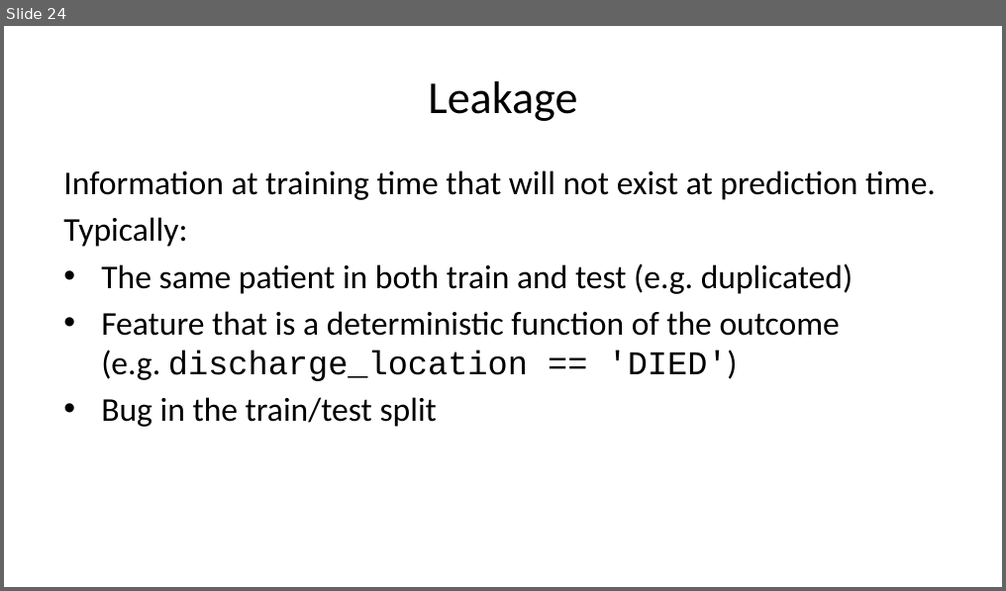
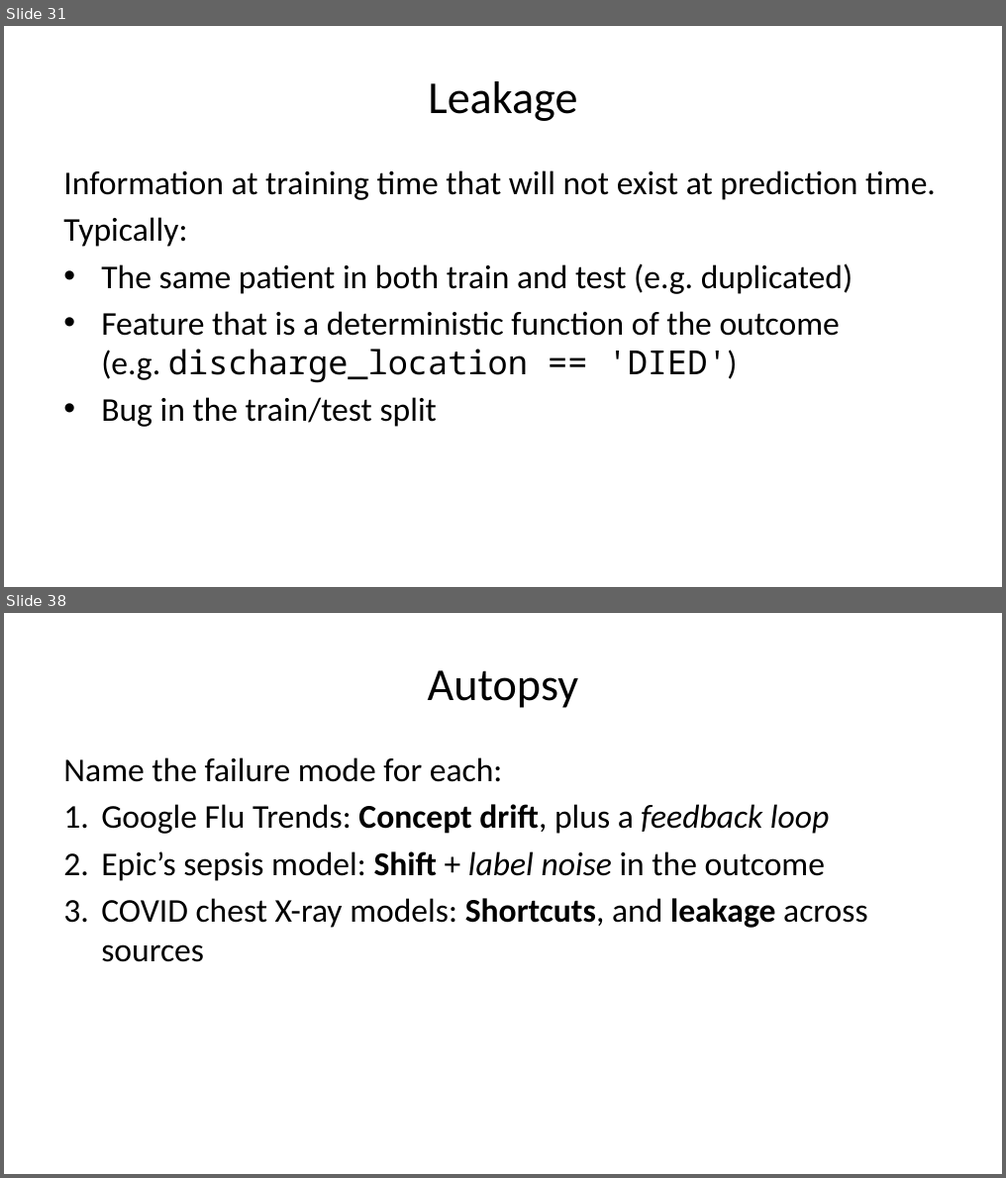
Before and after one commit to pauldubois98/AdcancedTopicsDataScience2026, a slide deck: Course01/slides.pptx. Shown one above the other, each under a label of ours: slide 24 before the commit, slides 31 and 38 after it; the slides between them are not shown. The pictures are 1006x591 and 1006x1178 pixels, drawn with LibreOffice and Linux fonts; fonts in the diff are those of the drawing. Boxes give left, top, right and bottom in pixels: in the first picture for what was removed or moved away, otherwise in the second. Text is boxed around its words. In the diff, an @@ line names an element or a change of style, - is before the commit and + after.

```diff
--- a/Course01/slides.pptx
+++ b/Course01/slides.pptx
@@ slide 38 added at (4,613,1002,1174), background #FFFFFF @@
@@ title added at (428,670,578,708), 33 pt, text #000000 @@
+Autopsy
@@ text added at (63,758,867,962), 24 pt, text #000000 @@
+Name the failure mode for each:
+1. Google Flu Trends: Concept drift, plus a feedback loop
+2. Epic’s sepsis model: Shift + label noise in the outcome
+3. COVID chest X-ray models: Shortcuts, and leakage across sources
@@ what was slide 24 is now slide 31 @@
@@ slide 31 changed as well @@
@@ text "Information at training time that ..." at (63,171,936,427): font Courier New to Noto Sans Mono in "discharge_location == 'DIED')" @@
```
Also in this commit, not shown: 17 other slides changed, 14 other slides added, 1 other file.
